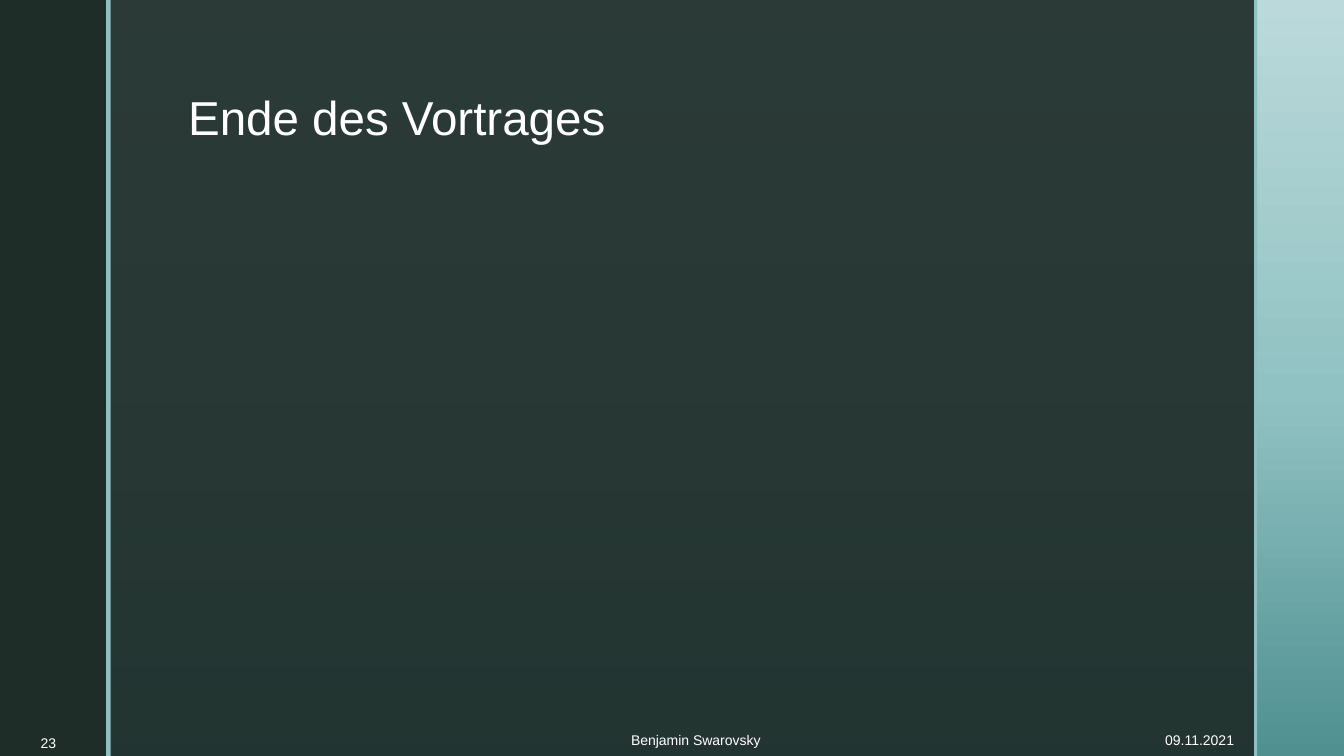
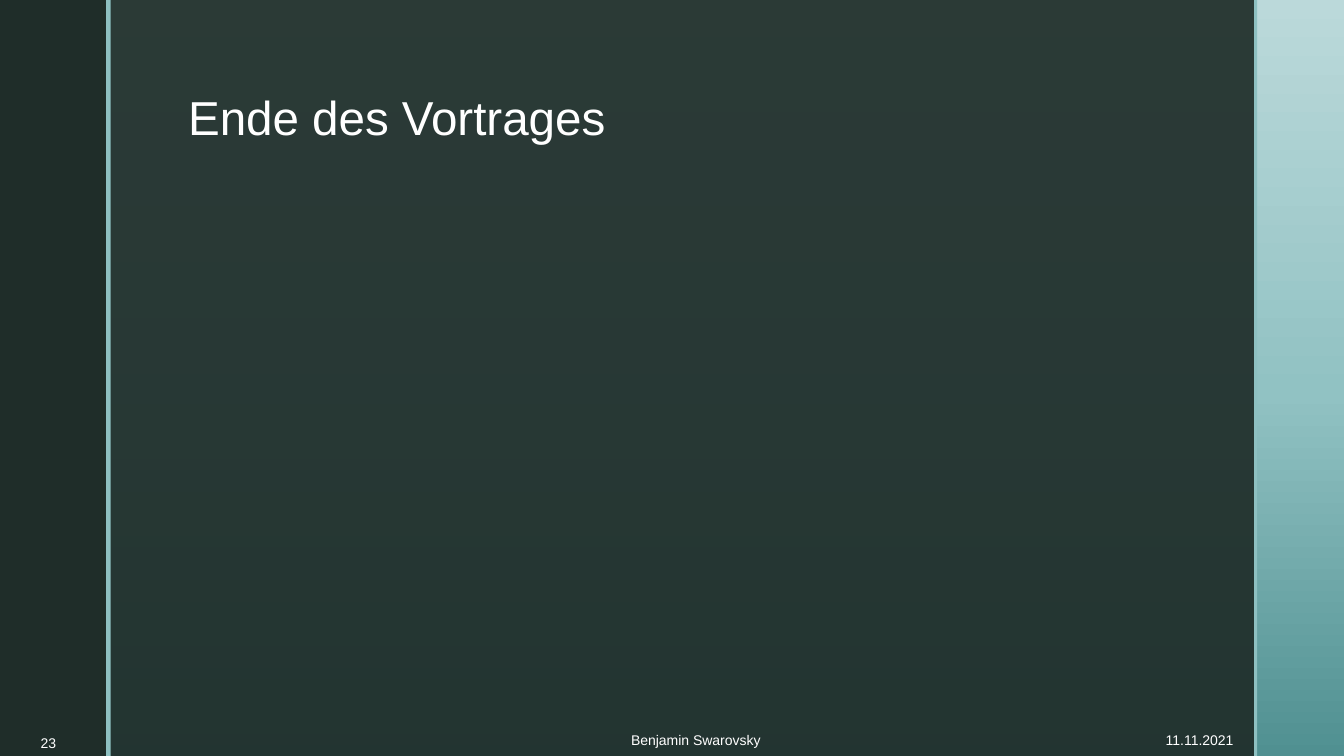
Before and after one commit to BenjaminS01/Abschluss, a slide deck: slide 23 of Vortrag.pptx. Drawn at 1344x756 pixels with LibreOffice and Linux fonts; fonts in the diff are those of the drawing; background and template pictures are left out. Boxes give left, top, right and bottom in pixels: in the first picture for what was removed or moved away, otherwise in the second. Text is boxed around its words. In the diff, an @@ line names an element or a change of style, - is before the commit and + after.

```diff
--- a/Vortrag.pptx
+++ b/Vortrag.pptx
@@ text at [1166, 735, 1234, 745]: text changed @@
-09.11.2021
+11.11.2021
```
Also in this commit, not shown: 24 other slides changed.
